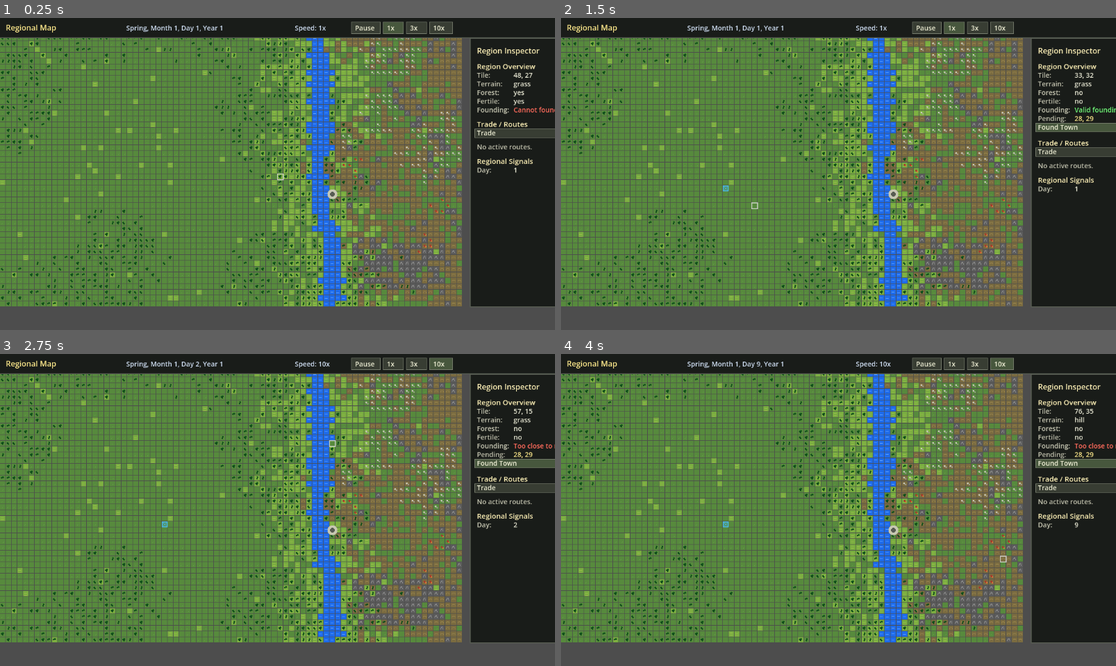
Above: before the commit, frames 1-4 (two rows, left to right).
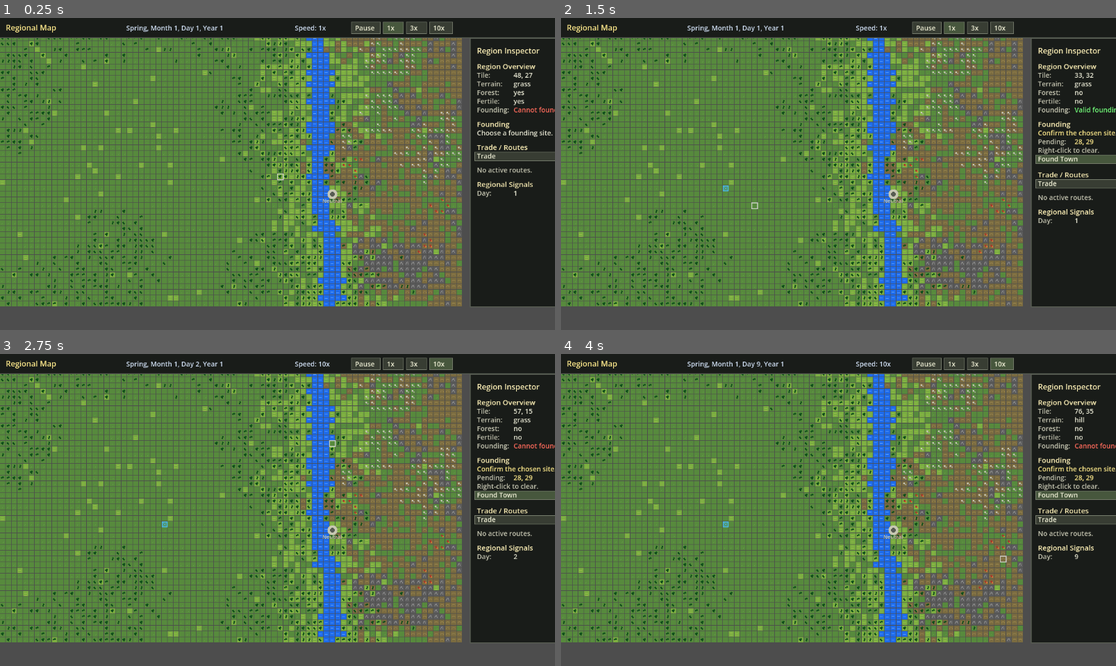
Above: after the commit, the same moments.

Repository: StevenVC-P/new-game-project
Game: Godot game, scene res://scenes/main.tscn
The game is run twice, just before and just after one commit, with the same random seed, the same clock (stepped at 60 frames per second) and the same inputs.
Inputs (mouse positions are in pixels of both pictures, inside the frame that each line leads up to):
- Up to frame 1 (0.25 s): no input
- Up to frame 2 (1.5 s): tap Enter at 0.5 s; move the mouse to (960, 158) at 0.52 s; hold W 0.53-1.25 s; tap 1 at 0.6 s; click (960, 158) at 0.67 s; tap Space at 0.77, 1.25 s; drag from (727, 189) to (810, 236) at 1.27 s
- Up to frame 3 (2.75 s): tap Enter at 2 s; move the mouse to (333, 441) at 2.02 s; hold W from 2.03 s (still down); tap 3 at 2.1 s
- Up to frame 4 (4 s): release W at 2.75 s; tap Space at 2.75, 3.77 s; drag from (810, 572) to (672, 463) at 2.77 s; tap Enter at 3.5 s; move the mouse to (1005, 556) at 3.52 s; tap 4 at 3.6 s

The runs differ from the first frame. In frame 1, 1.4% of the frame differs, in the area x 58-100%, y 33-60%; in frame 2, 2.3%; in frame 3, 2.4%; in frame 4, 2.4%, in the area x 58-100%, y 28-67%.

Commit message:
ui: clarify founding flow

Diff:
--- a/scripts/main.gd
+++ b/scripts/main.gd
@@ -855,11 +855,25 @@
 			MapElementVisuals.draw_ford(self, tile_rect)
 
 func draw_cities():
+	var font: Font = ThemeDB.fallback_font
 	for city_index in range(cities.size()):
 		var city: City = cities[city_index]
 		var tile_pos: Vector2 = city.tile
 		var center: Vector2 = tile_to_center(tile_pos)
 		MapElementVisuals.draw_city_marker(self, center, TILE_SIZE, city_index == hovered_city_index, city_index == selected_city_index, city.role)
+		draw_city_marker_label(font, city, center)
+
+func draw_city_marker_label(font: Font, city: City, center: Vector2) -> void:
+	var label: String = "Neutral"
+	var color: Color = VisualStyle.COLOR_MUTED
+	if city.is_player_city():
+		label = "Player"
+		color = VisualStyle.COLOR_UI_TITLE
+	elif city.is_debug_city():
+		label = "Debug"
+		color = VisualStyle.COLOR_WARNING
+
+	draw_string(font, center + Vector2(-22.0, TILE_SIZE * 1.55), label, HORIZONTAL_ALIGNMENT_CENTER, 44.0, 11, color)
 
 func draw_pending_founding_site():
 	if not has_pending_founding_tile():
@@ -1522,9 +1536,14 @@
 		y = draw_region_hover_summary(font, font_size, text_pos.x, y, PANEL_WIDTH - PANEL_PADDING * 2)
 	else:
 		y = draw_sidebar_like_line(font, font_size, "Hover a tile to inspect.", text_pos.x, y, PANEL_WIDTH - PANEL_PADDING * 2, VisualStyle.COLOR_MUTED)
+
+	y += 12.0
+	y = draw_region_section_title(font, "Founding", text_pos.x, y)
+	y = draw_sidebar_like_line(font, font_size, get_founding_prompt_text(), text_pos.x, y, PANEL_WIDTH - PANEL_PADDING * 2, get_founding_prompt_color())
 	if has_pending_founding_tile():
 		y = draw_region_label_value(font, font_size, "Pending", str(pending_founding_tile.x) + ", " + str(pending_founding_tile.y), text_pos.x, y, PANEL_WIDTH - PANEL_PADDING * 2, VisualStyle.COLOR_UI_TITLE)
-		if not has_player_city():
+		y = draw_sidebar_like_line(font, font_size, "Right-click to clear.", text_pos.x, y, PANEL_WIDTH - PANEL_PADDING * 2, VisualStyle.COLOR_MUTED)
+		if can_found_player_city():
 			y = draw_region_action_option(font, font_size, "Found Town", text_pos.x, y, PANEL_WIDTH - PANEL_PADDING * 2, {"action": "found_player_city"}, VisualStyle.COLOR_UI_BUTTON_ACTIVE)
 
 	y += 12.0
@@ -1576,15 +1595,37 @@
 	y = draw_region_label_value(font, font_size, "Fertile", yes_no(tile["is_fertile"] == true), x, y, width, VisualStyle.COLOR_UI_TEXT_NORMAL)
 	if resource != "none":
 		y = draw_region_label_value(font, font_size, "Resource", resource, x, y, width, VisualStyle.COLOR_RESOURCE_TOOLS)
-	var founding_status: String = get_founding_tile_invalid_reason(hovered_tile)
+	var founding_status: String = get_founding_hover_status_text(hovered_tile)
 	var founding_color: Color = VisualStyle.COLOR_UI_TEXT_NORMAL
-	if founding_status == FoundingSiteHelper.VALID_FOUNDING_SITE:
+	if is_valid_founding_tile(hovered_tile) and not has_player_city():
 		founding_color = VisualStyle.COLOR_POSITIVE
 	else:
 		founding_color = VisualStyle.COLOR_WARNING
 	y = draw_region_label_value(font, font_size, "Founding", founding_status, x, y, width, founding_color)
 
 	return y
+
+func get_founding_prompt_text() -> String:
+	if has_player_city():
+		return "Player town founded."
+	if has_pending_founding_tile():
+		return "Confirm the chosen site."
+	return "Choose a founding site."
+
+func get_founding_prompt_color() -> Color:
+	if has_player_city():
+		return VisualStyle.COLOR_POSITIVE
+	if has_pending_founding_tile():
+		return VisualStyle.COLOR_UI_TITLE
+	return VisualStyle.COLOR_UI_TEXT_NORMAL
+
+func get_founding_hover_status_text(tile_pos: Vector2i) -> String:
+	if has_player_city():
+		return "Player town already founded"
+	var reason: String = get_founding_tile_invalid_reason(tile_pos)
+	if reason == FoundingSiteHelper.VALID_FOUNDING_SITE:
+		return "Valid founding site"
+	return "Cannot found here: " + reason
 
 func draw_time_control_options(font: Font, font_size: int, x: float, y: float, width: float) -> float:
 	y = draw_region_action_option(font, font_size, "Pause", x, y, width, {"action": "toggle_pause"}, get_time_control_color("Paused"))
@@ -1749,7 +1790,7 @@
 	lines.append("Stone: " + yes_no(resource == "stone"))
 	lines.append("Iron: " + yes_no(resource == "iron"))
 	lines.append("City: " + city_name)
-	lines.append("Founding: " + get_founding_tile_invalid_reason(hovered_tile))
+	lines.append("Founding: " + get_founding_hover_status_text(hovered_tile))
 
 	return lines
 
--- /dev/null
+++ b/tests/founding_ui_validation.gd
@@ -0,0 +1,92 @@
+extends SceneTree
+
+const CityScript = preload("res://scripts/domain/city.gd")
+const FoundingSiteHelperScript = preload("res://scripts/world/founding_site_helper.gd")
+const MainScript = preload("res://scripts/main.gd")
+
+var failure_count: int = 0
+
+func _init() -> void:
+	call_deferred("run_all")
+
+func run_all() -> void:
+	test_starting_region_prompt_guides_founding()
+	test_pending_site_prompt_guides_confirmation_and_clear()
+	test_invalid_hover_reason_is_readable()
+	test_founded_player_city_updates_prompt()
+
+	if failure_count > 0:
+		push_error("Founding UI validation failed: " + str(failure_count) + " failure(s)")
+		quit(1)
+		return
+
+	print("Founding UI validation passed.")
+	quit()
+
+func test_starting_region_prompt_guides_founding() -> void:
+	var main = _make_main_with_neutral_town()
+
+	_check(main.get_founding_prompt_text() == "Choose a founding site.", "region start should prompt player to choose founding site")
+	_check(main.get_founding_hover_status_text(Vector2i(35, 35)) == "Valid founding site", "valid hover should use readable valid-site text")
+	main.free()
+
+func test_pending_site_prompt_guides_confirmation_and_clear() -> void:
+	var main = _make_main_with_neutral_town()
+
+	_check(main.set_pending_founding_tile(Vector2i(35, 35)), "valid tile should become pending")
+	_check(main.get_founding_prompt_text() == "Confirm the chosen site.", "pending site should prompt explicit confirmation")
+	_check(main.can_found_player_city(), "pending valid site should enable founding confirmation")
+	main.clear_pending_founding_tile()
+	_check(main.get_founding_prompt_text() == "Choose a founding site.", "clearing pending site should restore choose prompt")
+	main.free()
+
+func test_invalid_hover_reason_is_readable() -> void:
+	var main = _make_main_with_neutral_town()
+
+	main.tiles[1][1]["type"] = "river"
+	_check(main.get_founding_hover_status_text(Vector2i(1, 1)) == "Cannot found here: " + FoundingSiteHelperScript.REASON_RIVER, "invalid hover should include clear reason")
+	_check(main.get_founding_hover_status_text(Vector2i(4, 4)) == "Cannot found here: " + FoundingSiteHelperScript.REASON_OCCUPIED, "occupied hover should include clear reason")
+	main.free()
+
+func test_founded_player_city_updates_prompt() -> void:
+	var main = _make_main_with_neutral_town()
+
+	_check(main.set_pending_founding_tile(Vector2i(35, 35)), "valid tile should become pending")
+	_check(main.found_player_city_at_pending_site(), "founding should succeed")
+	_check(main.get_founding_prompt_text() == "Player town founded.", "after founding, prompt should report founded state")
+	_check(main.get_founding_hover_status_text(Vector2i(36, 36)) == "Player town already founded", "after founding, hover should explain founding is complete")
+	main.free()
+
+func _make_main_with_neutral_town() -> Node2D:
+	var main = MainScript.new()
+	main.tiles = _make_tiles(MainScript.MAP_WIDTH, MainScript.MAP_HEIGHT)
+	main.cities = _make_neutral_city_list()
+	return main
+
+func _make_neutral_city_list() -> Array[City]:
+	var generated_cities: Array[City] = []
+	generated_cities.append(CityScript.new("Neutral Town", Vector2(4, 4), CityScript.ROLE_NEUTRAL))
+	return generated_cities
+
+func _make_tiles(width: int, height: int) -> Array:
+	var generated_tiles: Array = []
+	for y in range(height):
+		var row: Array = []
+		for x in range(width):
+			row.append({
+				"type": "grass",
+				"has_forest": false,
+				"is_fertile": false,
+				"resource": "none",
+				"has_road": false,
+				"has_ford": false
+			})
+		generated_tiles.append(row)
+	return generated_tiles
+
+func _check(condition: bool, message: String) -> void:
+	if condition:
+		return
+
+	failure_count += 1
+	push_error(message)
Not shown, added: tests/founding_ui_validation.gd.uid
